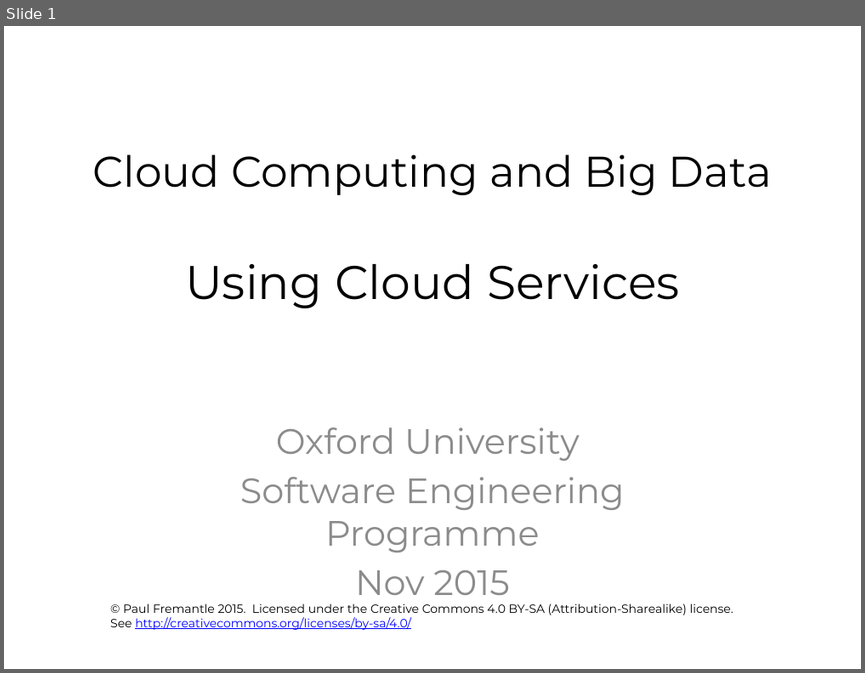
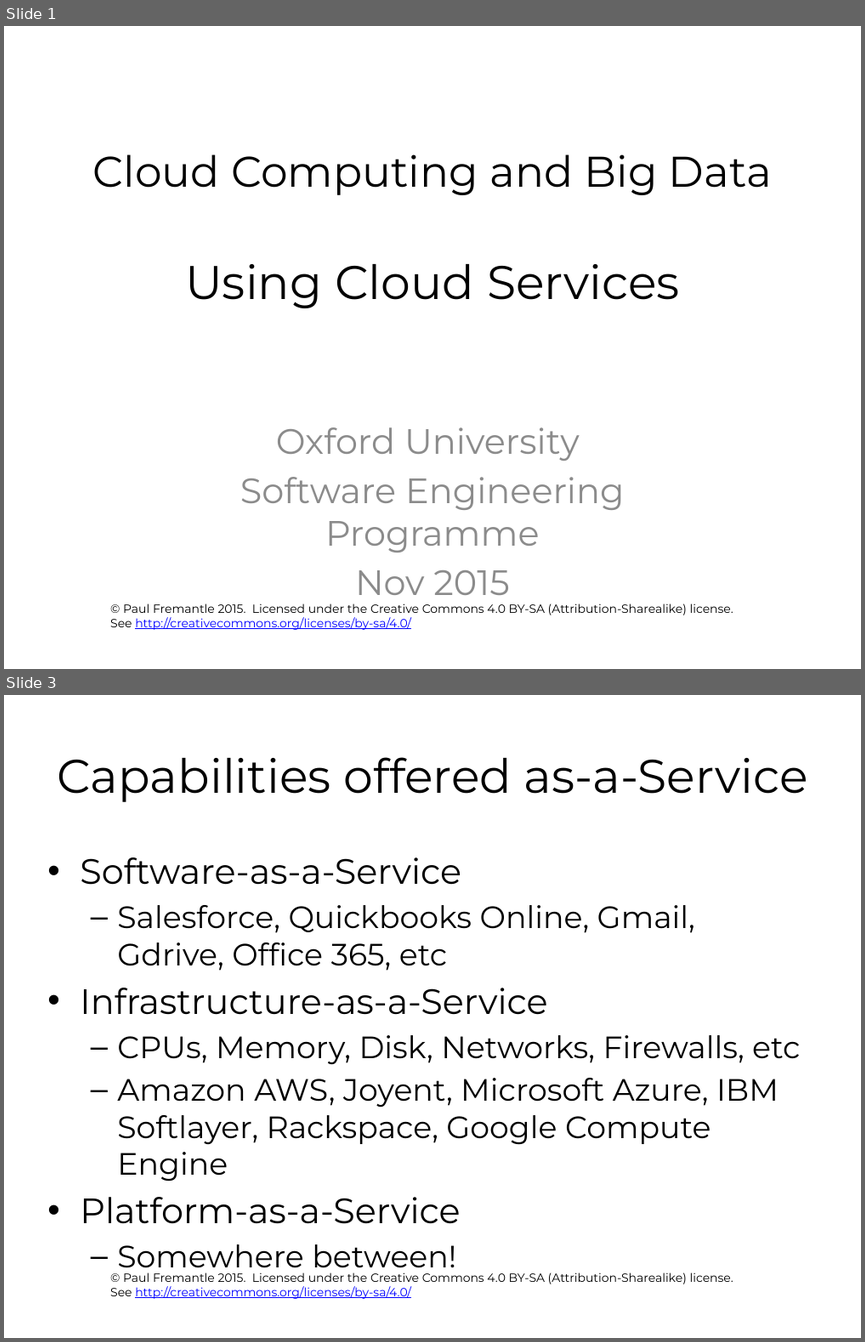
Before and after one commit to pzfreo/ox-clo, a slide deck: pres-source/02-using-cloud-services.pptx. Shown one above the other, each under a label of ours: slide 1 before the commit, slides 1 and 3 after it; the slides between them are not shown. The pictures are 865x673 and 865x1342 pixels, drawn with LibreOffice and Linux fonts; fonts in the diff are those of the drawing; background and template pictures are left out. Boxes give left, top, right and bottom in pixels: in the first picture for what was removed or moved away, otherwise in the second. Text is boxed around its words. In the diff, an @@ line names an element or a change of style, - is before the commit and + after.

```diff
--- a/pres-source/02-using-cloud-services.pptx
+++ b/pres-source/02-using-cloud-services.pptx
@@ slide 3 added at bbox=[4, 695, 861, 1338], background #FFFFFF; not listed: 1 template element that a slide beside it also shows @@
@@ title added at bbox=[57, 757, 808, 802], 39.6 pt, text #000000 @@
+Capabilities offered as-a-Service
@@ text added at bbox=[80, 857, 800, 1276], 25.9 pt, text #000000 @@
+• Software-as-a-Service
+  – Salesforce, Quickbooks Online, Gmail, Gdrive, Office 365, etc
+• Infrastructure-as-a-Service
+  – CPUs, Memory, Disk, Networks, Firewalls, etc
+  – Amazon AWS, Joyent, Microsoft Azure, IBM Softlayer, Rackspace, Google Compute Engine
+• Platform-as-a-Service
+  – Somewhere between!
```
Also in this commit, not shown: 1 slide changed, 18 other slides added, 1 slide removed.
